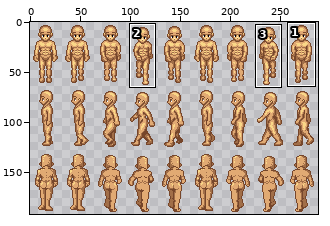
A sprite sheet gets an edit: graphics/sprites/male.png. The first picture is a wide view before the edit; the outline marks the close-up.
Close-up. Old version:
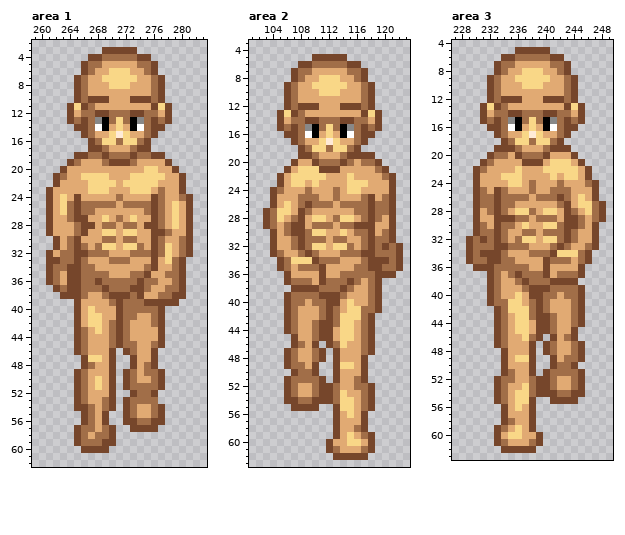
The file is 288x192 pixels. Colours within 5 levels of each other are drawn and written as one. Shown: area 1: x 259..283, y 2..62; area 2: x 101..123, y 3..63; area 3: x 227..249, y 4..63. The commit also changed other parts of the picture, which this record leaves out.
New version:
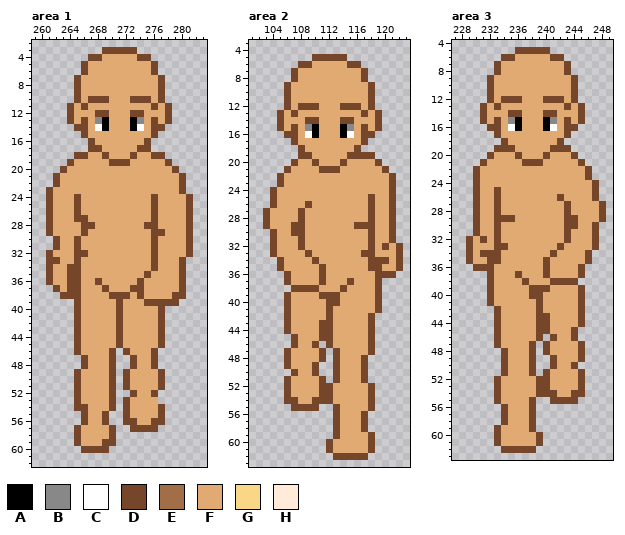
Palette (. is transparent): A #000000  B #888888  C #ffffff  D #76462b  E #a16e48  F #e1aa73  G #f9d787  H #ffebd7
Changes in this commit:
Changed rows in their new state; - is an unchanged pixel.
Area 1:
first column x 262:
 4 -------FFFFF-------
 5 -----FF-----FF-----
 6 -----F--FFF--F-----
 7 ----F--FFFFF--F----
 8 ----F---FFF---F----
 9 ----F---------F----
10 ----F---------F----
11 ---F-F---------F---
12 ----FF--FFF--FF----
13 ---F-F--FFF--F-F---
14 -----F---F---F-----
15 -----F--FFF--F-----
16 ------FFFFFFF------
17 -------F---F-------
18 -----FF-FFF-FF-----
19 ---F---F---F-------
20 -------------FF----
21 -F--FFFF---FFFFF---
22 -----FFFF-FFFFF----
23 -----FFF---FFF-F---
24 -F-------F-----F--F
25 -FF-FFFFF-FFFF-F-F-
26 -FF-FF-------F-F-F-
27 --F----F-F-F---F-F-
28 ---F---FF-FF---F-F-
29 ---F---FF-FF----F--
30 --F----FF-FF---F--F
31 --F-F-FFF-FFF--FF-F
32 -FF--FFF---FFF-FF-F
33 -FF-F---FFF-----FF-
34 FF--FF-------F---F-
35 F---FFFF---FF---FF-
36 F---FF-FFFFF-FF--F-
37 -F--FFF-FFF--F--FF-
38 ----F--F---F---FF--
39 --------F-FFF------
40 -----F----FFFFF----
41 -----FF---FF--F----
42 -----FF-F-F---F----
43 ----F-F-F-F--------
44 ----F---F-F--------
45 ----F---F-FF--F----
46 ----F------F-------
47 -----FF------------
48 -----F-------F-----
49 ----F------F-FF----
50 ----F-F----F--F----
51 ----F-F----FFFF----
52 ----F-------FF-----
53 ----F--F---FFFF----
54 -----F-F---F--F----
55 -----F-----F--F----
56 -----F------FF-----
57 ----FF-F-----------
58 ----F-FF-----------
59 ----FFF------------
Area 2:
first column x 104:
 6 ------FFFFF-------
 7 ----FF-----FF-----
 8 ----F--FFF--F-----
 9 ---F--FFFFF--F----
10 ---F---FFF---F----
11 ---F---------F----
12 ---F---------F----
13 --F-F---------F---
14 ---FF--FFF--FF----
15 --F-F--FFF--F-F---
16 ----F---F---F-----
17 ----F--FFF--F-----
18 -----FFFFFFF------
19 ------F---F-------
20 -------FFF-F-FF---
21 ----FFF--------F--
22 ---FFFFF---F----F-
23 ---FF-F----FFF----
24 -F---F---F-FF-----
25 ----FFF--F---F--F-
26 --F-F-FFF-FFFF-FF-
27 FFF--F------FF-FF-
28 FF-F--FF-FFF-F-F--
29 F-F---FFF-FF------
30 --F--FFF--F-FF--F-
31 ---F-FFF-FF--F-FF-
32 ---F-FFF-FFF-F-F-F
33 -F--F-F---FFF--FFF
34 --FFFF-FFF---F---F
35 --F-FFF-----FF--FF
36 ----------FFFFF---
37 ---FFF--FFF-F-F---
38 -------FFF-F--F---
39 ---FFFF---F---F---
40 ---FF-FF---F--F---
41 ---F---F-F-FFFF---
42 ---F---F-FFFFF----
43 ---F--F--FFF-F----
44 ---F--F---FF-F----
45 ------F---FF-F----
46 ----F----FF--F----
47 ---F--F------F----
48 ---F--F-----------
49 ---FF-----FF------
50 ----FF------------
51 ---FFFF-----F-----
52 ---F--F--F--FF----
53 ---F--F--FF--F----
54 ----FF---FFF-F----
55 ----------FF-F----
56 -----------F------
58 ------------F-----
59 -----------F-F----
60 -----------FF-----
61 ---------F---F----
Area 3:
first column x 230:
 6 ------FFFFF-------
 7 ----FF-----FF-----
 8 ----F--FFF--F-----
 9 ---F--FFFFF--F----
10 ---F---FFF---F----
11 ---F---------F----
12 ---F---------F----
13 --F-F---------F---
14 ---FF--FFF--FF----
15 --F-F--FFF--F-F---
16 ----F---F---F-----
17 ----F--FFF--F-----
18 -----FFFFFFF------
19 ------F---F-------
20 ---FF--FFF--------
21 --F--------FFF----
22 -F----F---FFFFF---
23 ----FFF----F-FF---
24 -----FF-F---F---F-
25 -F--F---F--FFF----
26 -FF-FFFF-FFF-F-F--
27 -FF-FF------F--FFF
28 --F-F-FFF-FF--F-FF
29 ------FF-FFF---F-F
30 -F--FF-F--FFF--F--
31 -FF-F--FF-FFF-F---
32 F-F-F-FFF-FFF-F---
33 FFF--FFF---F-F--F-
34 F---F---FFF-FFFF--
35 FF--FF-----FFF-F--
36 ---FFFFF----------
37 ---F-F-FFF--FFF---
38 ---F--F-FFF-------
39 ---F---F---FFFF---
40 ---F--F---FF-FF---
41 ---FFFF-F-F---F---
42 ----FFFFF-F---F---
43 ----F-FFF--F--F---
44 ----F-FF---F--F---
45 ----F-FF---F------
46 ----F--FF----F----
47 ----F------F--F---
48 -----------F--F---
49 ------FF-----FF---
50 ------------FF----
51 -----F-----FFFF---
52 ----FF--F--F--F---
53 ----F--FF--F--F---
54 ----F-FFF---FF----
55 ----F-FF----------
56 ------F-----------
58 -----F------------
59 ----F-F-----------
60 -----FF-----------
61 ----F---F---------
